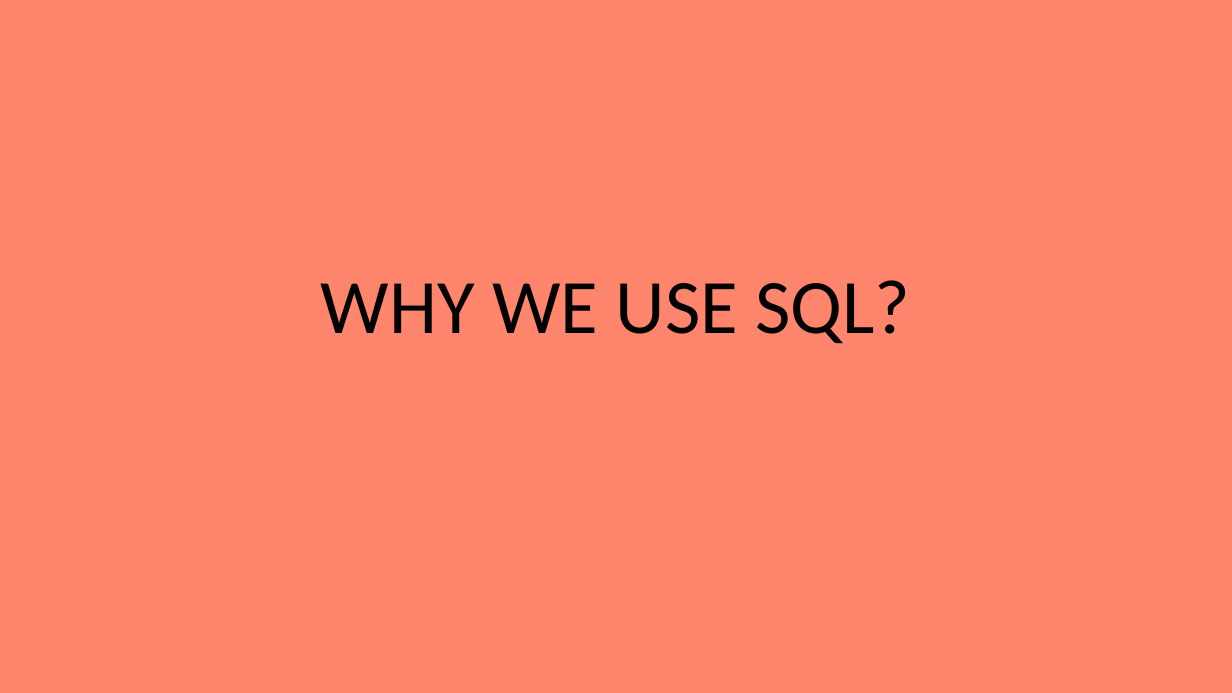
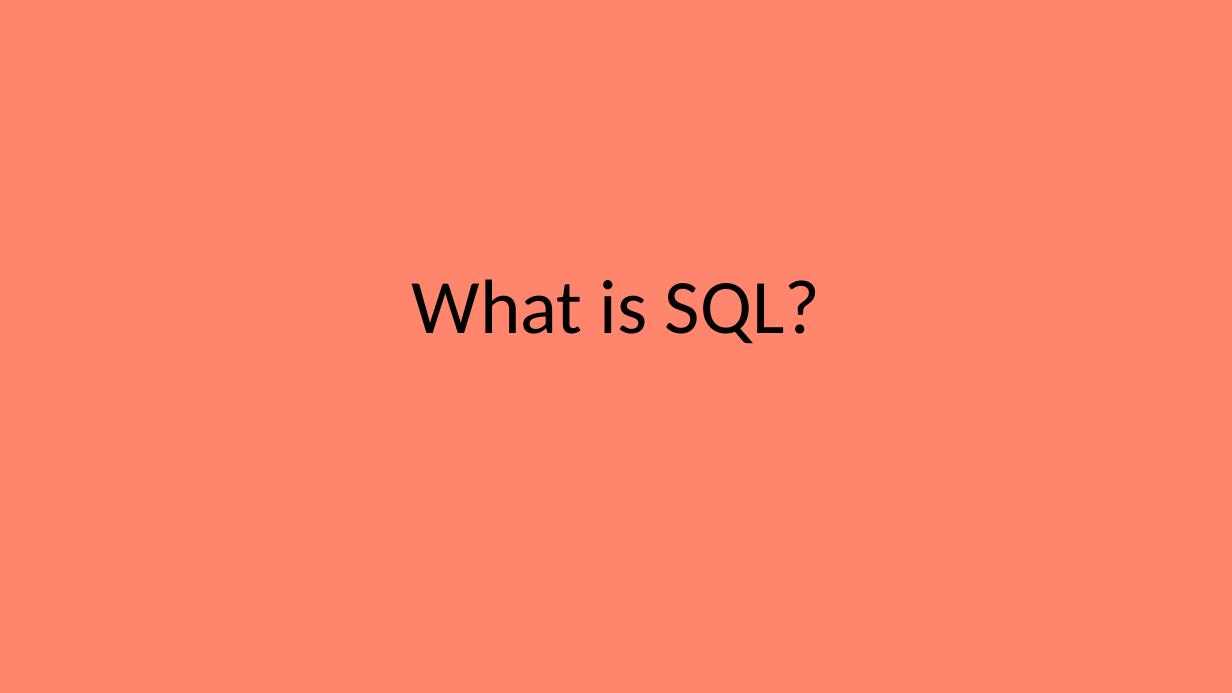
Before and after one commit to EmanueleCitarella/presentationAS, a slide deck: slide 9 of Sql vs NoSql.pptx (slide 8 before the commit). Drawn at 1232x693 pixels with LibreOffice and Linux fonts; fonts in the diff are those of the drawing. Boxes give left, top, right and bottom in pixels: in the first picture for what was removed or moved away, otherwise in the second. Text is boxed around its words. In the diff, an @@ line names an element or a change of style, - is before the commit and + after.

```diff
--- a/Sql vs NoSql.pptx
+++ b/Sql vs NoSql.pptx
@@ title at <box>412,279,820,344</box>: text changed @@
-WHY WE USE SQL?
+What is SQL?
```
Also in this commit, not shown: 4 other slides changed, 2 slides added, 1 slide removed, 1 other file.
